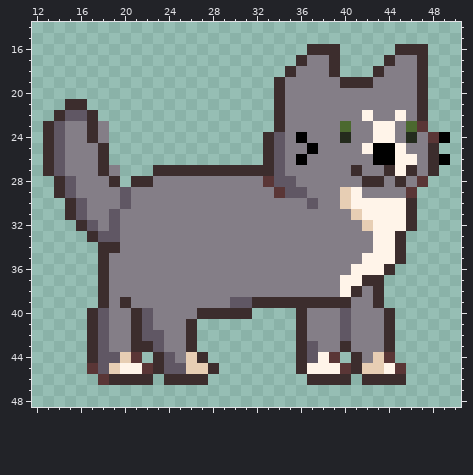
Two states of a pixel-art sprite, Assets/Sprites/Player/walk2.png. That is the earlier state.
The file is 64x64 pixels. Shown: x 12..50, y 14..48.
The same view after the edit:
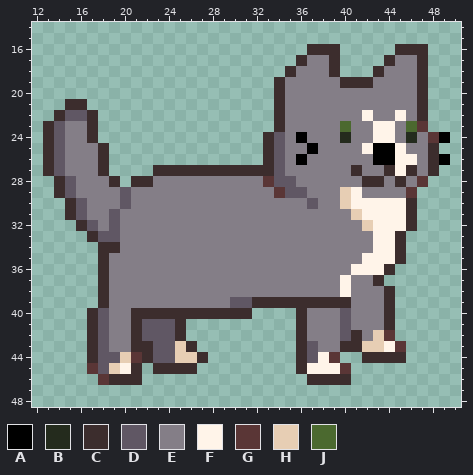
Palette (. is transparent): A #000000  B #242b1d  C #3c2d2d  D #605764  E #847e87  F #fff4e9  G #5a3636  H #e7ceb4  J #4b692f
From old to new:
Changed rows in their new state; - is an unchanged pixel.
first column x 18:
23 .-
24 .-
27 -.
first column x 20:
37 ---------------------EE---
38 ---------------------E-EC-
39 E----------------------EC-
40 --CCCCC-------------------
41 ---DDC.-------------------
42 ----DC.--------------C-HG-
43 ----DH---------------CHHFG
44 --CD-H---------------.CCCC
45 -C.-CCC..------------.....
46 --.-....--------------....
